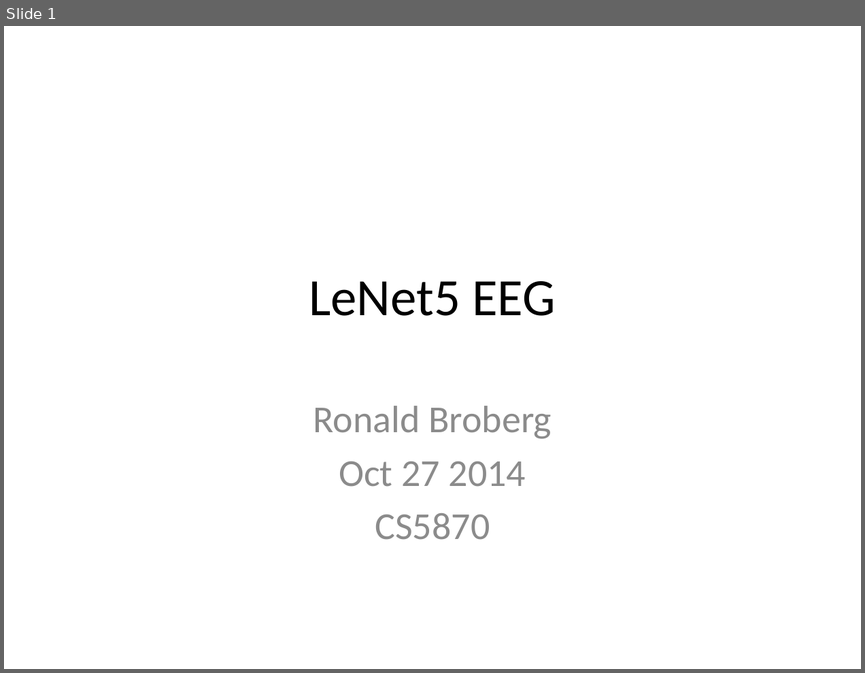
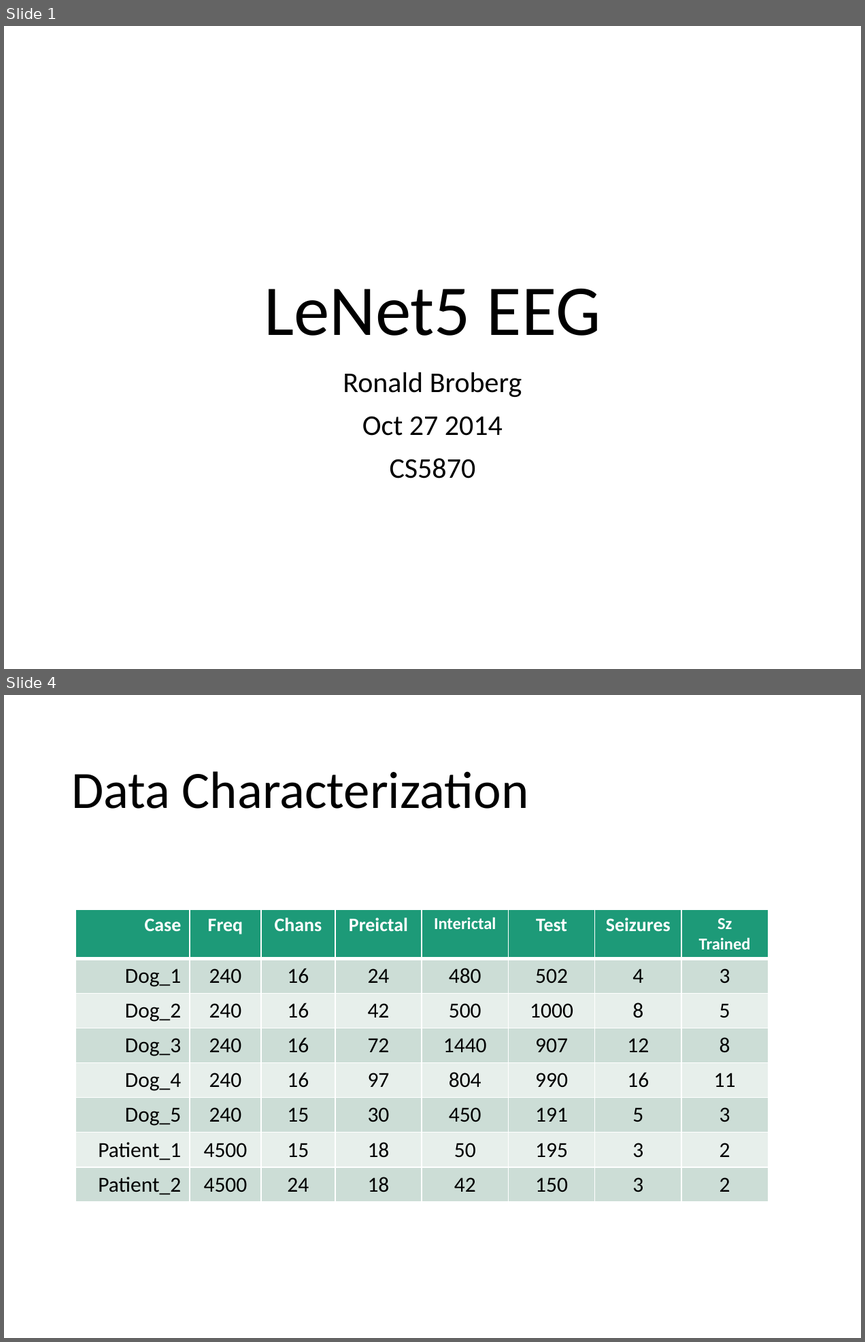
Before and after one commit to rbroberg/uccs.edu, a slide deck: cs5870/project/LeNet5 EEG.pptx. Shown one above the other, each under a label of ours: slide 1 before the commit, slides 1 and 4 after it; the slides between them are not shown. The pictures are 865x673 and 865x1342 pixels, drawn with LibreOffice and Linux fonts; fonts in the diff are those of the drawing. Boxes give left, top, right and bottom in pixels: in the first picture for what was removed or moved away, otherwise in the second. Text is boxed around its words. In the diff, an @@ line names an element or a change of style, - is before the commit and + after.

```diff
--- a/cs5870/project/LeNet5 EEG.pptx
+++ b/cs5870/project/LeNet5 EEG.pptx
@@ slide 4 added at [4, 695, 861, 1338], background #FFFFFF @@
@@ title added at [71, 771, 529, 809], 44 pt, text #000000 @@
+Data Characterization
@@ table added at [75, 909, 766, 1202], 8 rows, 8 columns @@
+Case | Freq | Chans | Preictal | Interictal | Test | Seizures | Sz Trained
+Dog_1 | 240 | 16 | 24 | 480 | 502 | 4 | 3
+Dog_2 | 240 | 16 | 42 | 500 | 1000 | 8 | 5
+Dog_3 | 240 | 16 | 72 | 1440 | 907 | 12 | 8
+Dog_4 | 240 | 16 | 97 | 804 | 990 | 16 | 11
+Dog_5 | 240 | 15 | 30 | 450 | 191 | 5 | 3
+Patient_1 | 4500 | 15 | 18 | 50 | 195 | 3 | 2
+Patient_2 | 4500 | 24 | 18 | 42 | 150 | 3 | 2
@@ slide 1 changed as well @@
@@ title "LeNet5 EEG": place and size @@
-title "LeNet5 EEG" at [309, 281, 555, 316]
+title "LeNet5 EEG" at [264, 288, 600, 335]
@@ title "LeNet5 EEG" at [264, 288, 600, 335]: size 44 to 60 pt; line spacing 1 to 0.9; vertical alignment middle to bottom @@
@@ subtitle "Ronald Broberg": place and size @@
-subtitle "Ronald Broberg" at [313, 405, 551, 539]
+subtitle "Ronald Broberg" at [343, 371, 522, 478]
@@ subtitle "Ronald Broberg" at [343, 371, 522, 478]: size 32 to 24 pt, text colour #8C8C8C to #000000; line spacing 1 to 0.9; more space between paragraphs @@
```
Also in this commit, not shown: 4 other slides changed, 6 other slides added, 4 slides removed.
